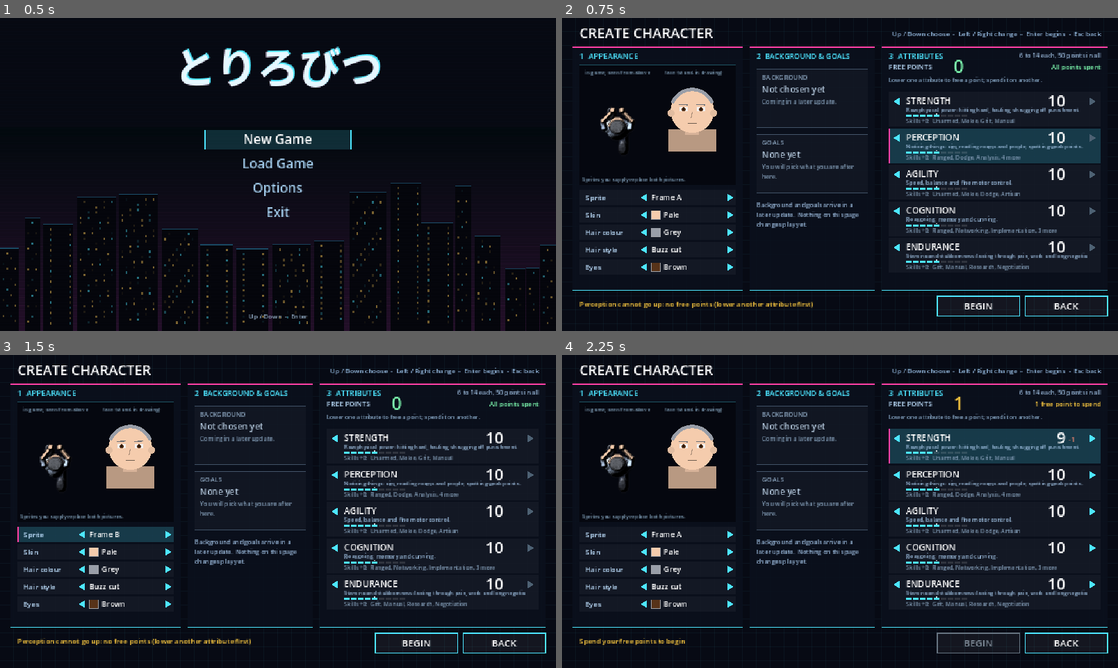
Above: before the commit, frames 1-4 (two rows, left to right).
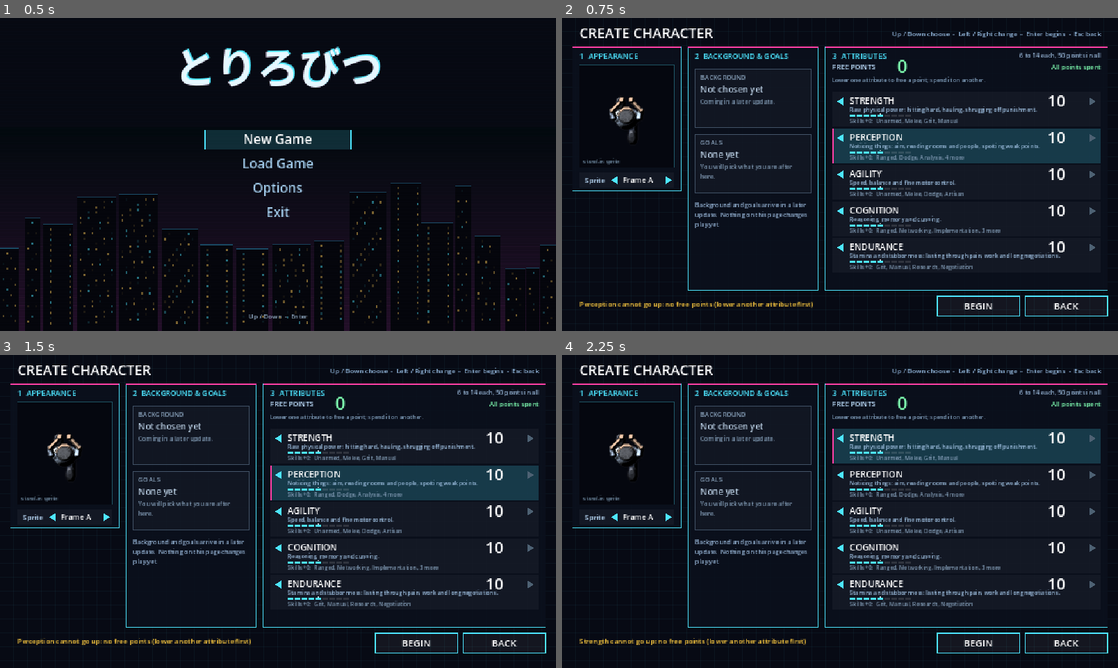
Above: after the commit, the same moments.

Repository: grimdox/Trilobit
Game: Godot game, scene res://main.tscn
The game is run twice, just before and just after one commit, with the same random seed, the same clock (stepped at 60 frames per second) and the same inputs.
Inputs (mouse positions are in pixels of both pictures, inside the frame that each line leads up to):
- Up to frame 1 (0.5 s): no input
- Up to frame 2 (0.75 s): tap Enter at 0.5 s; move the mouse to (962, 158) at 0.52 s; hold Right from 0.53 s (still down); tap L at 0.6 s; click (962, 158) at 0.67 s
- Up to frame 3 (1.5 s): tap Space at 0.77, 1.25 s; tap R at 0.8 s; release Right at 1.25 s; drag from (166, 527) to (250, 574) at 1.27 s
- Up to frame 4 (2.25 s): tap Enter at 2, 2.1 s; move the mouse to (895, 442) at 2.02 s; hold Right from 2.03 s (still down); click (895, 442) at 2.17 s

Frame 1 is identical in both runs. In frame 2, 13% of the frame differs, in the area x 1-95%, y 9-88%; in frame 3, 17%, in the area x 1-97%, y 9-88%; in frame 4, 13%.

Commit message:
Creation screen: Appearance shrinks to the sprite only (skin, hair, style, eyes stay in the data)
Co-Authored-By: Claude Sonnet 5.5 <noreply@anthropic.com>
Claude-Session: https://claude.ai/code/session_014q8XGFVYWqgS9iHLpB7QPZ

Diff:
--- a/godot-spike/src/creation.gd
+++ b/godot-spike/src/creation.gd
@@ -20,10 +20,10 @@
 # natural eye colours only: an eye that glows or sees in the dark is an implant (pillar 3)
 const EYES := [Color(0.34, 0.2, 0.1), Color(0.5, 0.36, 0.14), Color(0.3, 0.5, 0.22), Color(0.25, 0.45, 0.72), Color(0.52, 0.58, 0.62), Color(0.62, 0.45, 0.12)]
 const EYE_NAMES := ["Brown", "Hazel", "Green", "Blue", "Grey", "Amber"]
-# the appearance rows the screen shows: id in `app`, label, option count, option label
-const LOOK_ROWS := [
-	{"id": "sprite", "label": "Sprite"}, {"id": "skin", "label": "Skin"}, {"id": "hair", "label": "Hair colour"},
-	{"id": "style", "label": "Hair style"}, {"id": "eyes", "label": "Eyes"}]
+# the appearance rows the screen shows.  Only the sprite for now: skin, hair, eyes and style stay in `app` (saved, drawn on the doll, and
+# steppable with `cycle`) but have no row until the supplied sprites say which of them creation should still offer.
+const LOOK_ROWS := [{"id": "sprite", "label": "Sprite"}]
+const HIDDEN_LOOK := ["skin", "hair", "style", "eyes"]
 
 const BACKGROUNDS := [{"id": "none", "name": "Not chosen yet", "desc": "Background and goals arrive in a later update.  Nothing on this page changes play yet."}]
 
--- a/godot-spike/src/screen_view.gd
+++ b/godot-spike/src/screen_view.gd
@@ -562,17 +562,17 @@
 # ---------------------------------------------------------------------------------------------- character creation
 ## rows: 0-4 appearance (CR.LOOK_ROWS), 5-9 attributes (SK.ATTRS), 10 Begin, 11 Back.  Everything fits one 1280x720 screen.
 const CC_LOOK_X := 40.0
-const CC_LOOK_Y := 396.0
-const CC_ATTR_X := 752.0
+const CC_LOOK_Y := 356.0
+const CC_ATTR_X := 622.0
 const CC_ATTR_Y := 170.0
 const CC_ATTR_H := 80.0
 
 func cc_row_rect(i: int) -> Rect2:
 	if i < CR.LOOK_ROWS.size():
-		return Rect2(CC_LOOK_X, CC_LOOK_Y + i * 40.0, 360.0, 34.0)
+		return Rect2(CC_LOOK_X, CC_LOOK_Y + i * 40.0, 218.0, 34.0)
 	var a: int = i - CR.LOOK_ROWS.size()
 	if a < SK.ATTRS.size():
-		return Rect2(CC_ATTR_X, CC_ATTR_Y + a * (CC_ATTR_H + 4.0), 488.0, CC_ATTR_H)
+		return Rect2(CC_ATTR_X, CC_ATTR_Y + a * (CC_ATTR_H + 4.0), 618.0, CC_ATTR_H)
 	if a == SK.ATTRS.size():
 		return Rect2(864, 640, 190, 46)
 	return Rect2(1066, 640, 190, 46)
@@ -587,9 +587,10 @@
 		if r.has_point(p):
 			var dir := 0
 			if i < CR.LOOK_ROWS.size() + SK.ATTRS.size():
-				if p.x < r.position.x + 56.0:
+				var zone: float = r.size.x * 0.5 if i < CR.LOOK_ROWS.size() else 56.0          # a sprite row is split in halves
+				if p.x < r.position.x + zone:
 					dir = -1
-				elif p.x > r.end.x - 56.0:
+				elif p.x > r.end.x - zone:
 					dir = 1
 			return {"row": i, "dir": dir}
 	return {"row": -1, "dir": 0}
@@ -608,17 +609,14 @@
 	var look: Dictionary = CR.look_of(app)
 	_txt("CREATE CHARACTER", Vector2(40, 46), 32, Color.WHITE)
 	_rtxt("Up / Down choose  -  Left / Right change  -  Enter begins  -  Esc back", W - 40, 42, 15, Color(0.6, 0.75, 0.9))
-	# ---- appearance
-	var pa := Rect2(24, 66, 392, 560)
+	# ---- appearance: the sprite only
+	var pa := Rect2(24, 66, 250, 332)
 	_panel(pa)
 	_txt("1  APPEARANCE", Vector2(pa.position.x + 16, pa.position.y + 28), 18, CYAN)
-	draw_rect(Rect2(40, 108, 360, 276), Color(0.02, 0.03, 0.06))
-	draw_rect(Rect2(40, 108, 360, 276), Color(0.3, 0.9, 1.0, 0.35), false, 1.0)
-	_cc_doll(Vector2(128, 250), 2.0, look)
-	_cc_portrait(Vector2(300, 214), 50.0, look)
-	_txt("in game, seen from above", Vector2(52, 130), 12, Color(0.5, 0.62, 0.72))
-	_txt("face (stand-in drawing)", Vector2(236, 130), 12, Color(0.5, 0.62, 0.72))
-	_txt("Sprites you supply replace both pictures.", Vector2(46, 376), 12, Color(0.5, 0.62, 0.72))
+	draw_rect(Rect2(40, 108, 218, 236), Color(0.02, 0.03, 0.06))
+	draw_rect(Rect2(40, 108, 218, 236), Color(0.3, 0.9, 1.0, 0.35), false, 1.0)
+	_cc_doll(Vector2(149, 226), 2.0, look)
+	_txt("stand-in sprite", Vector2(48, 334), 12, Color(0.5, 0.62, 0.72))
 	for i in CR.LOOK_ROWS.size():
 		var row: Dictionary = CR.LOOK_ROWS[i]
 		var r: Rect2 = cc_row_rect(i)
@@ -626,18 +624,12 @@
 		draw_rect(r, Color(0.3, 0.9, 1.0, 0.2) if on else Color(1, 1, 1, 0.04))
 		if on:
 			draw_rect(Rect2(r.position.x, r.position.y, 4, r.size.y), MAGENTA)
-		_txt(row["label"], Vector2(r.position.x + 14, r.position.y + 23), 16, Color(0.75, 0.88, 1.0))
-		_tri(Vector2(r.position.x + 150, r.position.y + 17), false, true)
+		_txt(row["label"], Vector2(r.position.x + 12, r.position.y + 23), 16, Color(0.75, 0.88, 1.0))
+		_tri(Vector2(r.position.x + 82, r.position.y + 17), false, true)
 		_tri(Vector2(r.end.x - 14, r.position.y + 17), true, true)
-		var vx: float = r.position.x + 166.0
-		var sw: Color = CR.option_color(app, row["id"])
-		if sw.a > 0.0:
-			draw_rect(Rect2(vx, r.position.y + 7, 20, 20), sw)
-			draw_rect(Rect2(vx, r.position.y + 7, 20, 20), Color(1, 1, 1, 0.6), false, 1.0)
-			vx += 28.0
-		_fit(CR.option_name(app, row["id"]), Vector2(vx, r.position.y + 23), 17, Color.WHITE, r.end.x - 34.0 - vx)
+		_fit(CR.option_name(app, row["id"]), Vector2(r.position.x + 100, r.position.y + 23), 17, Color.WHITE, r.end.x - 34.0 - (r.position.x + 100.0))
 	# ---- background and goals (placeholder)
-	var pb := Rect2(432, 66, 288, 560)
+	var pb := Rect2(290, 66, 300, 560)
 	_panel(pb)
 	_txt("2  BACKGROUND & GOALS", Vector2(pb.position.x + 16, pb.position.y + 28), 17, CYAN)
 	var bgd: Dictionary = CR.BACKGROUNDS[0]
@@ -650,7 +642,7 @@
 		draw_multiline_string(font, Vector2(box.position.x + 12, box.position.y + 80), "Coming in a later update." if k == 0 else "You will pick what you are after here.", HORIZONTAL_ALIGNMENT_LEFT, box.size.x - 24, 14, 3, Color(0.5, 0.6, 0.7))
 	draw_multiline_string(font, Vector2(pb.position.x + 16, pb.position.y + 370), String(bgd["desc"]), HORIZONTAL_ALIGNMENT_LEFT, pb.size.x - 32, 14, 4, Color(0.6, 0.72, 0.85))
 	# ---- attributes
-	var pt := Rect2(736, 66, 520, 560)
+	var pt := Rect2(606, 66, 650, 560)
 	_panel(pt)
 	_txt("3  ATTRIBUTES", Vector2(pt.position.x + 16, pt.position.y + 28), 18, CYAN)
 	_rtxt("%d to %d each, %d points in all" % [CR.ATTR_MIN, CR.ATTR_MAX, CR.total()], pt.end.x - 16, pt.position.y + 26, 14, Color(0.6, 0.72, 0.85))
@@ -658,7 +650,7 @@
 	var fc := Color(1.0, 0.8, 0.25) if free > 0 else Color(0.5, 1.0, 0.7)
 	_txt("FREE POINTS", Vector2(CC_ATTR_X, 118), 16, Color(0.75, 0.88, 1.0))
 	_txt(str(free), Vector2(CC_ATTR_X + 150, 126), 40, fc)
-	_rtxt(CR.pool_text(attrs), CC_ATTR_X + 488, 118, 15, fc)
+	_rtxt(CR.pool_text(attrs), CC_ATTR_X + 618, 118, 15, fc)
 	_txt("Lower one attribute to free a point; spend it on another.", Vector2(CC_ATTR_X, 148), 13, Color(0.55, 0.68, 0.8))
 	for k in SK.ATTRS.size():
 		var ad: Dictionary = SK.ATTRS[k]
@@ -724,41 +716,3 @@
 			tint = look["hair"]
 		draw_texture_rect_region(sp[0], Rect2(-r.size * 0.5, r.size), r, tint)
 	draw_set_transform(Vector2.ZERO, 0.0, Vector2.ONE)
-
-## a drawn face so skin, hair and eye colour can be judged together (the game's doll is seen from above and shows no eyes)
-func _cc_portrait(c: Vector2, rr: float, look: Dictionary) -> void:
-	var skin: Color = look["skin"]
-	var hair: Color = look["hair"]
-	var style: String = look["style"]
-	var fem: bool = look["fem"]
-	draw_rect(Rect2(c.x - rr * 1.1, c.y + rr * 0.85, rr * 2.2, rr * 1.0), skin.darkened(0.25))                # shoulders
-	draw_rect(Rect2(c.x - rr * 0.32, c.y + rr * 0.6, rr * 0.64, rr * 0.5), skin.darkened(0.12))               # neck
-	if style == "long" or style == "bob":
-		draw_rect(Rect2(c.x - rr * 1.12, c.y - rr * 0.3, rr * 2.24, rr * (1.9 if style == "long" else 1.15)), hair.darkened(0.15))
-	if style == "ponytail":
-		draw_rect(Rect2(c.x + rr * 0.85, c.y - rr * 0.5, rr * 0.5, rr * 1.7), hair.darkened(0.1))
-	draw_circle(c, rr, skin)
-	draw_circle(c + Vector2(-rr * 0.98, rr * 0.1), rr * 0.16, skin.darkened(0.08))
-	draw_circle(c + Vector2(rr * 0.98, rr * 0.1), rr * 0.16, skin.darkened(0.08))
-	var top: float = c.y - rr
-	match style:
-		"buzz":
-			draw_arc(c, rr * 0.99, PI * 1.12, PI * 1.88, 24, hair, rr * 0.16)
-		"mohawk":
-			draw_rect(Rect2(c.x - rr * 0.14, top - rr * 0.34, rr * 0.28, rr * 0.7), hair)
-		"bun":
-			draw_circle(Vector2(c.x, top - rr * 0.1), rr * 0.3, hair)
-			draw_arc(c, rr * 0.99, PI * 1.08, PI * 1.92, 24, hair, rr * 0.3)
-		_:
-			draw_arc(c, rr * 0.98, PI * 1.02, PI * 1.98, 24, hair, rr * 0.44)
-			draw_rect(Rect2(c.x - rr * 0.98, c.y - rr * 0.72, rr * 1.96, rr * 0.3), hair)
-	var ey: float = c.y - rr * 0.08
-	var iris: Color = look["eyes"]
-	for sx in [-1.0, 1.0]:
-		var ex: float = c.x + sx * rr * 0.4
-		draw_rect(Rect2(ex - rr * 0.2, ey - rr * 0.1, rr * 0.4, rr * 0.2), Color(0.95, 0.95, 0.95))
-		draw_circle(Vector2(ex, ey), rr * 0.095, iris)
-		draw_circle(Vector2(ex, ey), rr * 0.04, Color(0.04, 0.04, 0.05))
-		draw_line(Vector2(ex - rr * 0.22, ey - rr * 0.22), Vector2(ex + rr * 0.2, ey - rr * 0.2 - (0.04 if fem else 0.0) * rr), hair.darkened(0.3), 2.0)
-	draw_line(Vector2(c.x, ey + rr * 0.12), Vector2(c.x - rr * 0.06, ey + rr * 0.42), skin.darkened(0.3), 2.0)
-	draw_line(Vector2(c.x - rr * 0.22, c.y + rr * 0.58), Vector2(c.x + rr * 0.22, c.y + rr * 0.58), skin.darkened(0.55), 2.0)
--- a/godot-spike/tests/run_creation.gd
+++ b/godot-spike/tests/run_creation.gd
@@ -25,40 +25,41 @@
 	m.activate("new")
 	check.call("New Game opens the creation screen and does not start the world", m.mode == "create" and m.game == null and m.screen.kind == "create")
 	check.call("the screen starts with the default look and all attributes at 10", m.cc["app"] == CR.default_app() and m.cc["attrs"] == CR.start_attrs())
-	check.call("rows: five appearance, five attributes, Begin, Back (twelve)", m.cc_rows().size() == 12 and m.screen.cc_rows() == 12)
+	check.call("rows: the sprite, five attributes, Begin, Back (eight)", m.cc_rows().size() == 8 and m.screen.cc_rows() == 8 and m.cc_rows()[0]["id"] == "sprite")
+	m.screen_key(KEY_RIGHT)
+	check.call("Right on the sprite row steps the sprite", m.cc["app"]["sprite"] == 1)
+	m.screen_key(KEY_LEFT)
+	check.call("Left steps it back", m.cc["app"]["sprite"] == 0)
 	m.screen_key(KEY_DOWN)
-	check.call("Down moves the highlight along the rows", m.cc_sel == 1 and m.cc_rows()[1]["kind"] == "look")
-	m.screen_key(KEY_RIGHT)
-	check.call("Right on a look row steps its option", m.cc["app"]["skin"] == 1)
-	m.screen_key(KEY_LEFT)
-	check.call("Left steps it back", m.cc["app"]["skin"] == 0)
-	m.cc_sel = 5
+	check.call("Down moves the highlight to Strength", m.cc_sel == 1 and m.cc_rows()[1]["id"] == "str")
 	m.screen_key(KEY_RIGHT)
 	check.call("Right on Strength with no free points is refused with a message", m.cc["attrs"]["str"] == 10 and m.screen.prompt.contains("free point"))
-	m.cc_sel = 8
+	m.cc_sel = 4
 	m.screen_key(KEY_LEFT)
 	check.call("Left on Cognition frees a point", m.cc["attrs"]["cog"] == 9 and CR.free_points(m.cc["attrs"]) == 1)
-	m.cc_sel = 10
+	m.cc_sel = 6
 	m.screen_key(KEY_ENTER)
 	check.call("Begin is refused while a point is unspent (still on the creation screen)", m.mode == "create" and m.game == null and m.screen.prompt.contains("free point"))
-	m.cc_sel = 5
+	m.cc_sel = 1
 	m.screen_key(KEY_RIGHT)
 	check.call("Strength takes the point and the pool is empty", m.cc["attrs"]["str"] == 11 and CR.free_points(m.cc["attrs"]) == 0)
-	m.cc_sel = 9
+	m.cc_sel = 5
 	for i in 8:
 		m.screen_key(KEY_LEFT)
 	check.call("holding Left on Endurance stops at 6", m.cc["attrs"]["end"] == 6 and CR.free_points(m.cc["attrs"]) == 4)
-	m.cc_sel = 2
+	m.cc_sel = 0
 	m.screen_key(KEY_TAB)
-	check.call("Tab jumps from the appearance rows to the attributes, then to the buttons, then back", m.cc_sel == 5)
+	check.call("Tab jumps from the sprite row to the attributes", m.cc_sel == 1)
 	m.screen_key(KEY_TAB)
-	check.call("second Tab reaches Begin", m.cc_sel == 10)
+	check.call("second Tab reaches Begin", m.cc_sel == 6)
 	m.screen_key(KEY_TAB)
 	check.call("third Tab returns to the top", m.cc_sel == 0)
-	var hit: Dictionary = m.screen.cc_hit(m.screen.cc_row_rect(6).position + Vector2(8, 20))
-	check.call("the mouse hit-test finds the minus zone of Perception", hit["row"] == 6 and hit["dir"] == -1)
-	hit = m.screen.cc_hit(m.screen.cc_row_rect(6).end - Vector2(8, 20))
-	check.call("and the plus zone", hit["row"] == 6 and hit["dir"] == 1)
+	var hit: Dictionary = m.screen.cc_hit(m.screen.cc_row_rect(2).position + Vector2(8, 20))
+	check.call("the mouse hit-test finds the minus zone of Perception", hit["row"] == 2 and hit["dir"] == -1)
+	hit = m.screen.cc_hit(m.screen.cc_row_rect(2).end - Vector2(8, 20))
+	check.call("and the plus zone", hit["row"] == 2 and hit["dir"] == 1)
+	hit = m.screen.cc_hit(m.screen.cc_row_rect(0).end - Vector2(8, 10))
+	check.call("the right half of the sprite row steps the sprite forward", hit["row"] == 0 and hit["dir"] == 1)
 	var fits := true
 	for i in m.screen.cc_rows():
 		var rect: Rect2 = m.screen.cc_row_rect(i)
--- a/godot-spike/tests/shot26.gd
+++ b/godot-spike/tests/shot26.gd
@@ -14,18 +14,18 @@
 		await process_frame
 	await _snap(out + "_fresh.png")
 	# a few choices: a darker skin, a bob, green eyes, Strength up and Cognition and Endurance down
-	for step in [[1, 3], [3, 4], [4, 2], [8, -1], [9, -2], [5, 3]]:
+	for step in [[0, 1], [4, -1], [5, -2], [1, 3]]:
 		m.cc_sel = step[0]
 		for i in absi(step[1]):
 			m.cc_step(1 if step[1] > 0 else -1)
-	m.cc_sel = 5
+	m.cc_sel = 1
 	m._cc_sync()
 	for i in 3:
 		await process_frame
 	await _snap(out + "_chosen.png")
-	m.cc_sel = 7
+	m.cc_sel = 3
 	m.cc_step(-1)
-	m.cc_sel = 10
+	m.cc_sel = 6
 	m.cc_begin()
 	m._cc_sync()
 	for i in 3:
--- a/godot-spike/tests/test_creation.gd
+++ b/godot-spike/tests/test_creation.gd
@@ -59,8 +59,7 @@
 	var app: Dictionary = CR.default_app()
 	check.call("the default look is the figure the game always drew (Frame A, light skin, grey hair, buzz cut)", CR.look_of(app)["skin"] == DS.SKINS[0] and CR.look_of(app)["hair"] == DS.HAIRS[4] and CR.look_of(app)["style"] == "buzz" and not CR.look_of(app)["fem"])
 	var wrap := true
-	for row in CR.LOOK_ROWS:
-		var f: String = row["id"]
+	for f in ["sprite", "skin", "hair", "style", "eyes"]:
 		var cur2: Dictionary = app
 		for i in CR.count(f):
 			cur2 = CR.cycle(cur2, f, 1)
@@ -71,7 +70,8 @@
 	check.call("every appearance row wraps in both directions", wrap)
 	check.call("five skin tones, seven hair colours, seven styles, six eye colours, two sprites", CR.count("skin") == 5 and CR.count("hair") == 7 and CR.count("style") == 7 and CR.count("eyes") == 6 and CR.count("sprite") == 2)
 	check.call("every style the creator offers exists in the doll's hair layers", CR.STYLES.all(func(s): return s in DS.STYLES_M or s in DS.STYLES_F))
-	check.call("every option has a name", CR.LOOK_ROWS.all(func(r): return CR.option_name(app, r["id"]) != ""))
+	check.call("every option has a name", ["sprite", "skin", "hair", "style", "eyes"].all(func(f): return CR.option_name(app, f) != ""))
+	check.call("the screen shows only the sprite row; skin, hair, style and eyes stay in the data", CR.LOOK_ROWS.size() == 1 and CR.LOOK_ROWS[0]["id"] == "sprite" and CR.HIDDEN_LOOK == ["skin", "hair", "style", "eyes"])
 	var bad: Dictionary = CR.sanitize({"sprite": 9, "skin": -3, "hair": 99, "style": 40, "eyes": 12, "bg": "zzz"})
 	check.call("out-of-range saved values are brought inside the tables", bad["sprite"] == 1 and bad["skin"] == 0 and bad["hair"] == 6 and bad["style"] == 6 and bad["eyes"] == 5 and bad["bg"] == "none")
 	check.call("the background page is a placeholder (one 'not chosen' entry)", CR.BACKGROUNDS.size() == 1 and CR.BACKGROUNDS[0]["id"] == "none")
Not shown, changed: godot-spike/README.md
